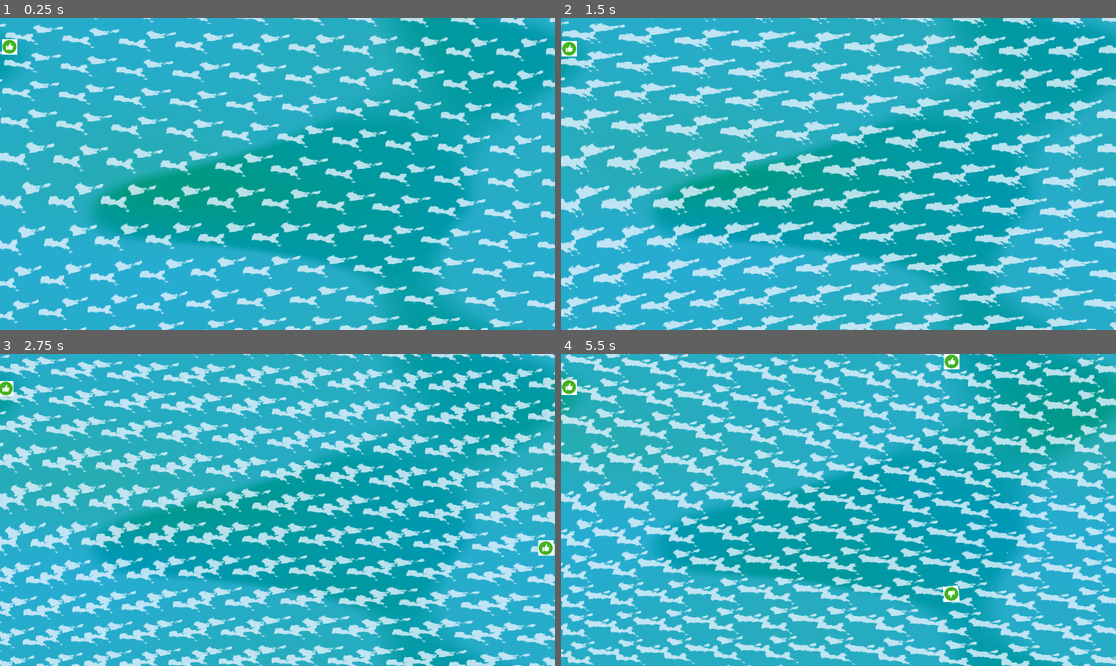
Above: before the commit, frames 1-4 (two rows, left to right).
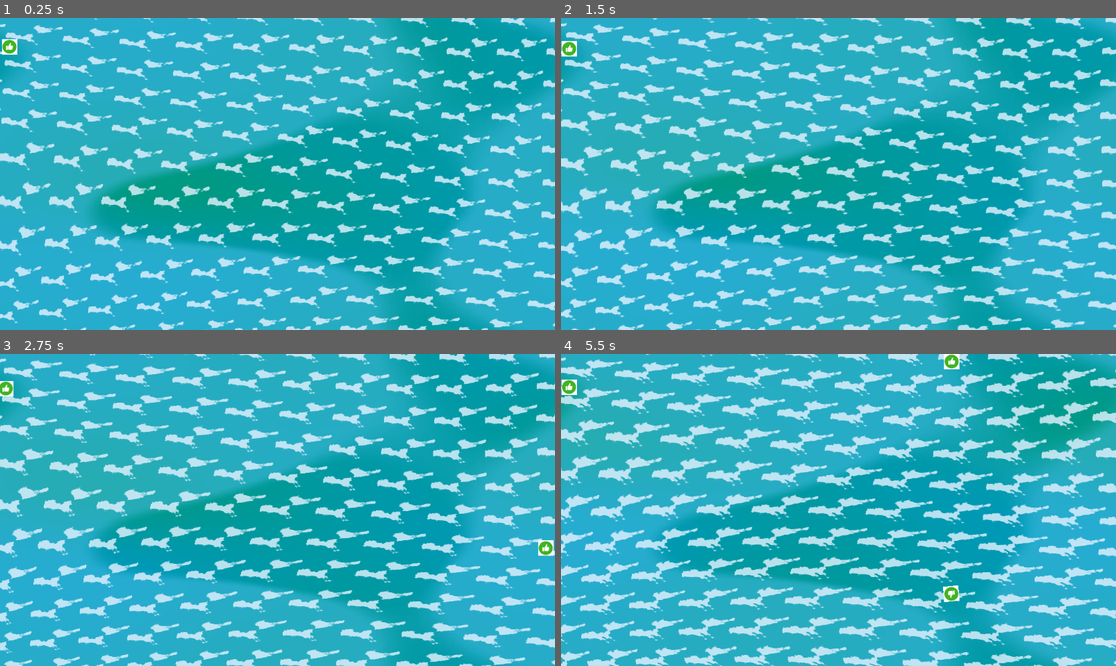
Above: after the commit, the same moments.

Repository: Of-Machines-and-Men/flotscum
Game: Godot game, scene res://scenes/levels/game_world.tscn
Same seed, same stepped clock (60 frames per second), same inputs: the game is played once before the commit and once after it.
Inputs (mouse positions are in pixels of both pictures, inside the frame that each line leads up to):
- Up to frame 1 (0.25 s): no input
- Up to frame 2 (1.5 s): move the mouse to (960, 158) at 0.52 s; hold D (moveright) 0.53-1.28 s; move the mouse to (727, 189) at 1.27 s; hold S (movedown) from 1.28 s (still down)
- Up to frame 3 (2.75 s): move the mouse to (333, 441) at 2.02 s; release S (movedown) at 2.03 s; hold D (moveright) from 2.03 s (still down)
- Up to frame 4 (5.5 s): move the mouse to (810, 572) at 2.77 s; release D (moveright) at 2.78 s; hold W (moveup) 2.78-3.53 s; move the mouse to (1005, 556) at 3.52 s; hold A (moveleft) 3.53-5.03 s; move the mouse to (672, 463) at 4.27 s; move the mouse to (866, 510) at 5.02 s; hold S (movedown) from 5.03 s (still down)

The runs differ from the first frame. In frame 1, 5.7% of the frame differs, in the area x 0-100%, y 0-100%; in frame 2, 21%; in frame 3, 36%; in frame 4, 47%.

Commit message:
better speed coefficient for foam

Diff:
--- a/shaders/ocean.gdshader
+++ b/shaders/ocean.gdshader
@@ -56,8 +56,8 @@
 	    texture(noise_texture, UV * 0.5 + TIME * 0.02).r,
 	    texture(noise_texture, UV * 0.5 + TIME * 0.02 + vec2(0.4)).r
 	) * 2.0 - 1.0;
-	vec2 foam_uv_a = (UV + foam_warp * 0.15) * foam_scale + current_a * TIME * 0.5 * speed_a;
-	vec2 foam_uv_b = (UV + foam_warp * 0.15) * foam_scale + current_b * TIME * 0.5 * speed_b;
+	vec2 foam_uv_a = (UV + foam_warp * 0.15) * foam_scale + current_a * TIME * 0.1 * speed_a;
+	vec2 foam_uv_b = (UV + foam_warp * 0.15) * foam_scale + current_b * TIME * 0.1 * speed_b;
 
 	float foam_a = texture(foam_noise_texture, foam_uv_a).r;
 	float foam_b = texture(foam_noise_texture, foam_uv_b).r;
